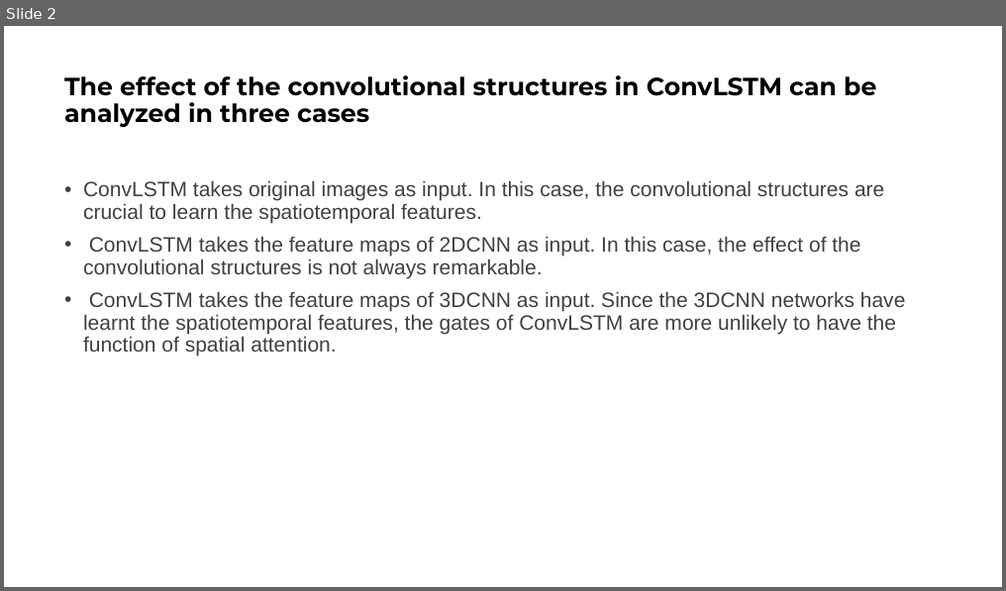
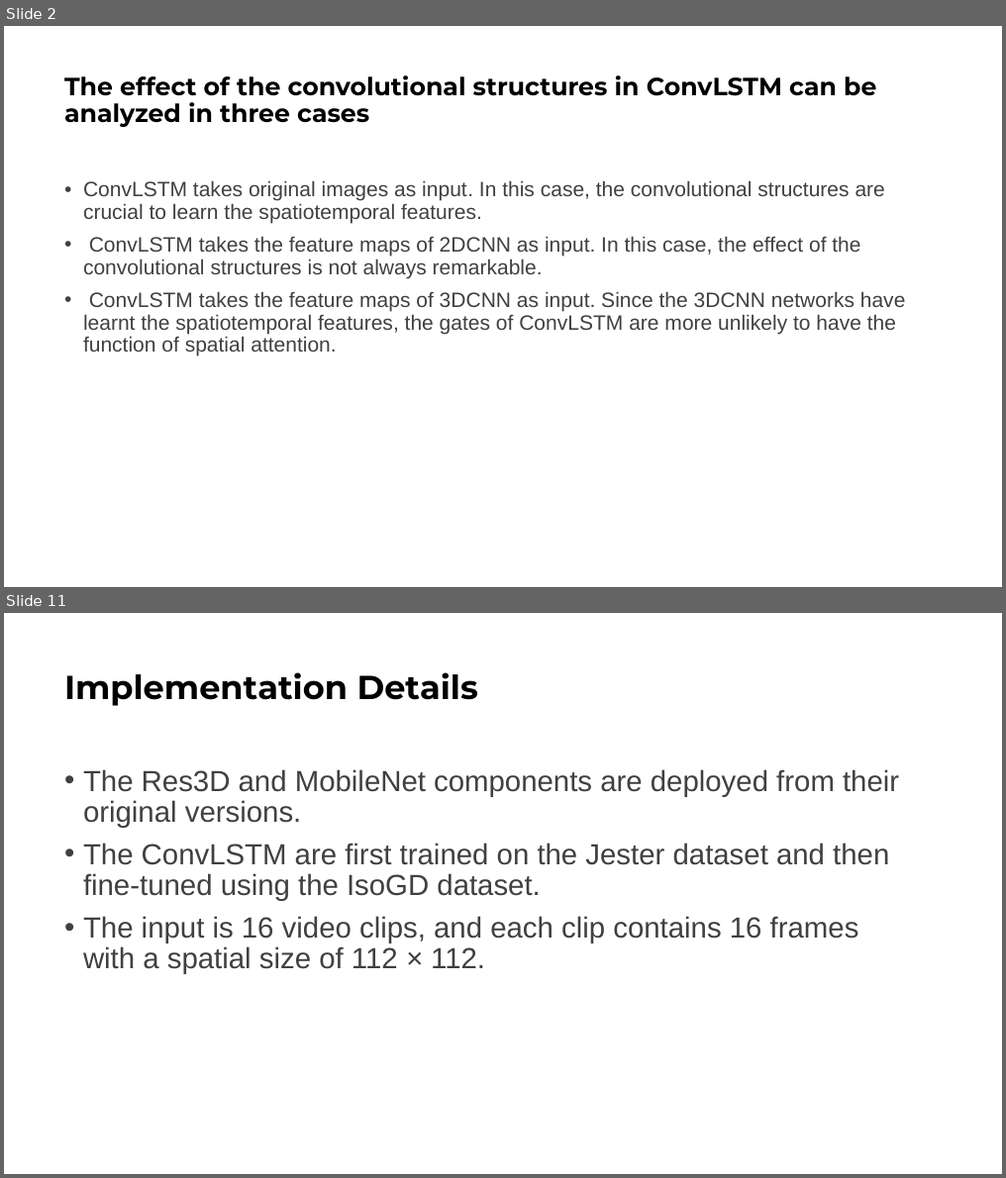
Before and after one commit to Adnios/DVS-gesture_recognition, a slide deck: Attention in Convolutional LSTM for Gesture Recognition.pptx. Shown one above the other, each under a label of ours: slide 2 before the commit, slides 2 and 11 after it; the slides between them are not shown. The pictures are 1006x591 and 1006x1178 pixels, drawn with LibreOffice and Linux fonts; fonts in the diff are those of the drawing. Boxes give left, top, right and bottom in pixels: in the first picture for what was removed or moved away, otherwise in the second. Text is boxed around its words. In the diff, an @@ line names an element or a change of style, - is before the commit and + after.

```diff
--- a/Attention in Convolutional LSTM for Gesture Recognition.pptx
+++ b/Attention in Convolutional LSTM for Gesture Recognition.pptx
@@ slide 11 added at box(4, 613, 1002, 1174), background #FFFFFF @@
@@ title added at box(64, 672, 478, 706), 32 pt, text #000000, bold @@
+Implementation Details
@@ text added at box(83, 769, 899, 974), 28 pt, text #404040 @@
+• The Res3D and MobileNet components are deployed from their original versions.
+• The ConvLSTM are first trained on the Jester dataset and then fine-tuned using the IsoGD dataset.
+• The input is 16 video clips, and each clip contains 16 frames with a spatial size of 112 × 112.
```
Also in this commit, not shown: 2 slides changed, 8 other slides added.
